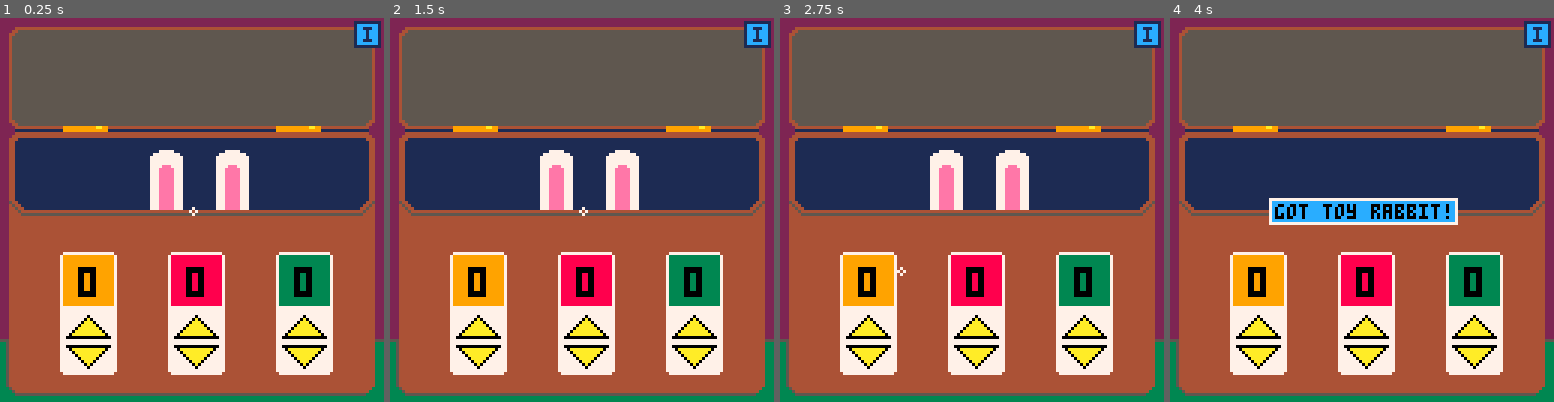
Above: before the commit, frames 1-4 (left to right).
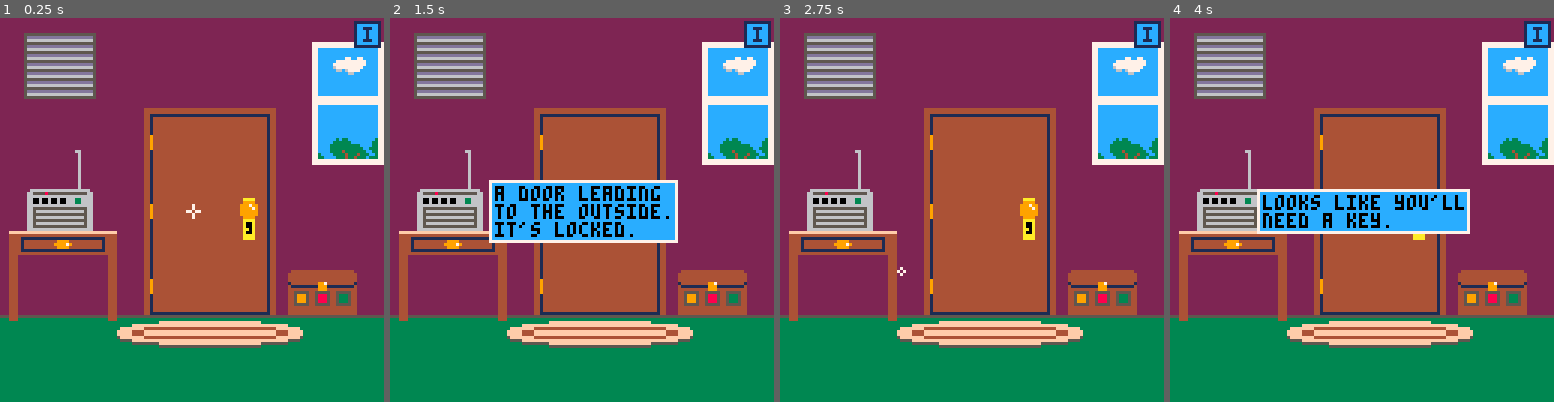
Above: after the commit, the same moments.

Repository: LuosRestil/pico8
Game: PICO-8 cartridge escape/escape.p8
Two runs of this game, one before a commit and one after it. Both use one fixed random seed, a clock stepped at 60 frames per second and the inputs below.
Inputs:
- Up to frame 1 (0.25 s): no input
- Up to frame 2 (1.5 s): tap O (Z key) at 0.33, 0.7, 1.43 s; tap X (X key) at 1.07 s
- Up to frame 3 (2.75 s): hold Left 1.97-2.37 s; tap X (X key) at 2.07, 2.4, 2.73 s; tap O (Z key) at 2.22 s; hold Down from 2.42 s (still down)
- Up to frame 4 (4 s): release Down at 2.82 s; hold Right 2.87-3.53 s; tap X (X key) at 3.07, 3.4, 3.73 s; tap O (Z key) at 3.1, 3.98 s; hold Up from 3.58 s (still down)

The runs differ from the first frame. In frame 1, 82% of the frame differs, in the area x 0-100%, y 2-99%; in frame 2, 84%; in frame 3, 82%; in frame 4, 82%.

Commit message:
escape, color box finish

Diff:
--- a/escape/escape.p8
+++ b/escape/escape.p8
@@ -15,7 +15,7 @@
 
 function _init()
 	scenes=init_scenes()
-	scene=scenes["clr_box"]
+	scene=scenes["start"]
 	init_nav()
 	init_inv_btn()
 end
@@ -276,7 +276,7 @@
 --scenes
 door_locked=true
 grate_open=false
-clr_box_open=true
+clr_box_open=false
 rabbit_taken=false
 function init_start()
 	return {
@@ -416,6 +416,10 @@
 				sspr(48,8,23,15,96,84)
 			else
 				sspr(0,32,23,21,96,78)
+				if not rabbit_taken then
+					sspr(76,0,3,4,104,86)
+					sspr(76,0,3,4,108,86)
+				end
 			end
 		end
 	}
@@ -528,8 +532,6 @@
 				inv_rm("sheet music")
 				paper_down=true
 				floorpaper.hide=false
-				printh("placing paper")
-				printh(floorpaper.hide)
 				--sfx paper down
 			else
 				wrong_item("")
@@ -843,9 +845,11 @@
 piano_open=false
 
 function check_weights()
-	if(not weight_box_open)return
+	if(weight_box_open)return
 	for i=1,3 do
-		if(slots[i]~=targets[i])return
+		if slots[i].weight~=targets[i] then
+			return
+		end
 	end
 	get_item("binos").hide=false
 	get_item("box door").hide=true
@@ -1436,6 +1440,7 @@
 function init_clr_box_items()
 	local ears={
 		name="ears",
+		hide=true,
 		x=50,y=44,w=32,h=19,
 		act=function()
 			pickup({
@@ -1445,16 +1450,49 @@
 				sp=60
 			})
 			scn_rm("ears")
+			rabbit_taken=true
 		end,
 		draw=function()
 			sspr(112,0,11,20,50,44)
 			sspr(112,0,11,20,72,44)
 		end
 	}
-	return {ears}
-end
-
---book_clrs.o
+
+	local items={ears}
+
+	for i=1,3 do
+		local x=22+36*(i-1)
+
+		for j=1,2 do
+			add(items,{
+				name="clr box btn",
+				x=x,y=99+(j-1)*10,w=15,h=8,
+				act=function()
+					clr_box_code[i]+=j==1 and 1 or -1
+					if clr_box_code[i]>9 then
+						clr_box_code[i]=0
+					elseif clr_box_code[i]<0 then
+						clr_box_code[i]=9
+					end
+					if
+						clr_box_code[1]==book_clrs.o and
+						clr_box_code[2]==book_clrs.r and
+						clr_box_code[3]==book_clrs.g
+					then
+						ears.hide=false
+						clr_box_open=true
+						for _=1,6 do
+							scn_rm("clr box btn")
+						end
+					end
+				end
+			})
+		end
+	end
+
+	return items
+end
+
 -->8
 --inv
 inv={}
@@ -1611,7 +1649,6 @@
 --string arithmetic
 --a is str, b is int
 function big_add(a,b)
-	printh("add "..a.." + "..b)
 	local carry=0
 	local res=""
 	local to_add=tostr(b)
@@ -1627,7 +1664,6 @@
 		dig1=
 			(dig1=="" and "0" or dig1)
 		dig1=tonum(dig1)
-		printh(dig1)
 		local dig2=sub(
 			to_add,
 			max(blen-i,0),
@@ -1636,7 +1672,6 @@
 		dig2=
 			(dig2=="" and "0" or dig2)
 		dig2=tonum(dig2)
-		printh(dig2)
 		local sum=dig1+dig2+carry
 		carry=flr(sum/10)
 		res=tostr(sum%10)..res
@@ -1666,10 +1701,10 @@
 
 ]]
 __gfx__
-0000000007000700170000000000007101111111fffffffffffffffffffffffffffffffffff00000077777777777777577777777777777000007777700000000
-00000000707007001677000000007761016666674444444444444444444444444444444444400000777555555555577577755555555557700777777777000000
-00700700070770771666770000776661001666704441111111111111111111111111111444400000775777777777757577577777777775707777777777700000
-00077000000007001666666666666661001666704441444444444449999444444444441444400000777777777777777577777777777777707777777777700000
+0000000007000700170000000000007101111111fffffffffffffffffffffffffffffffffff00700077777777777777577777777777777000007777700000000
+00000000707007001677000000007761016666674444444444444444444444444444444444407e70777555555555577577755555555557700777777777000000
+00700700070770771666770000776661001666704441111111111111111111111111111444407e70775777777777757577577777777775707777777777700000
+00077000000007001666666666666661001666704441444444444449999444444444441444407e70777777777777777577777777777777707777777777700000
 00077000000007001666110000116661000167004441444444444499997944444444441444400000777555555555577577755555555557707777777777700000
 00700700000000001611000000001161000167004441444444444449999444444444441444400000775777777777757577577777777775707777eee777700000
 0000000000000000110000000000001100006000444111111111111111111111111111144440000077777777777777757777777777777770777eeeee77700000
